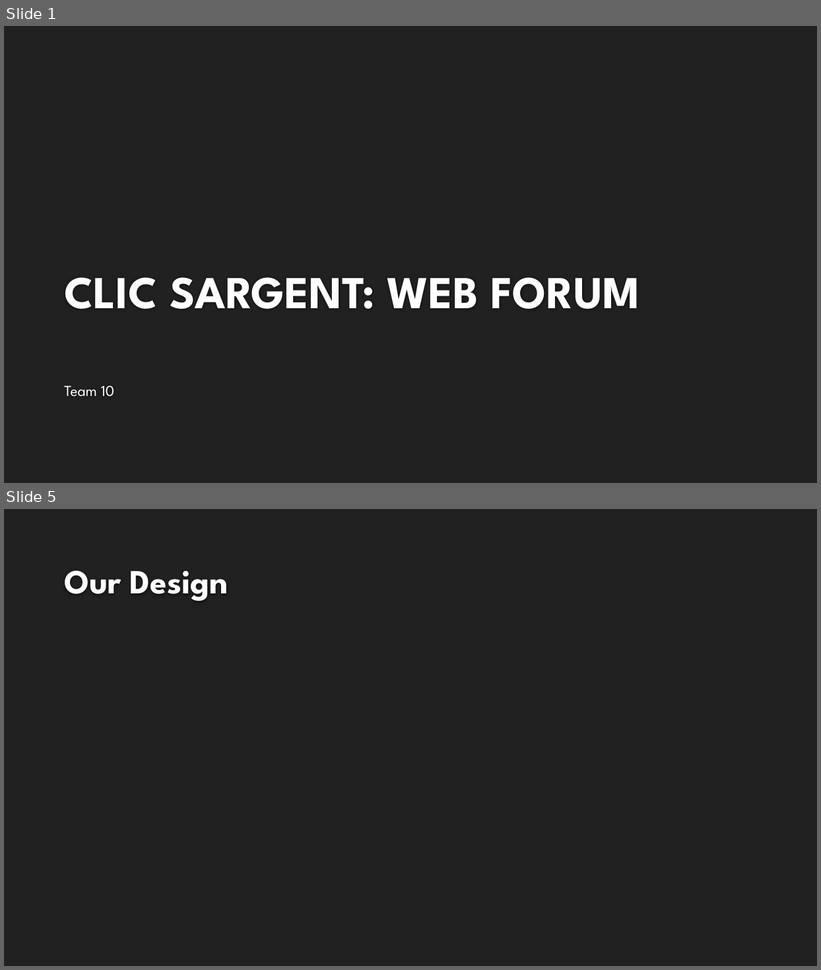
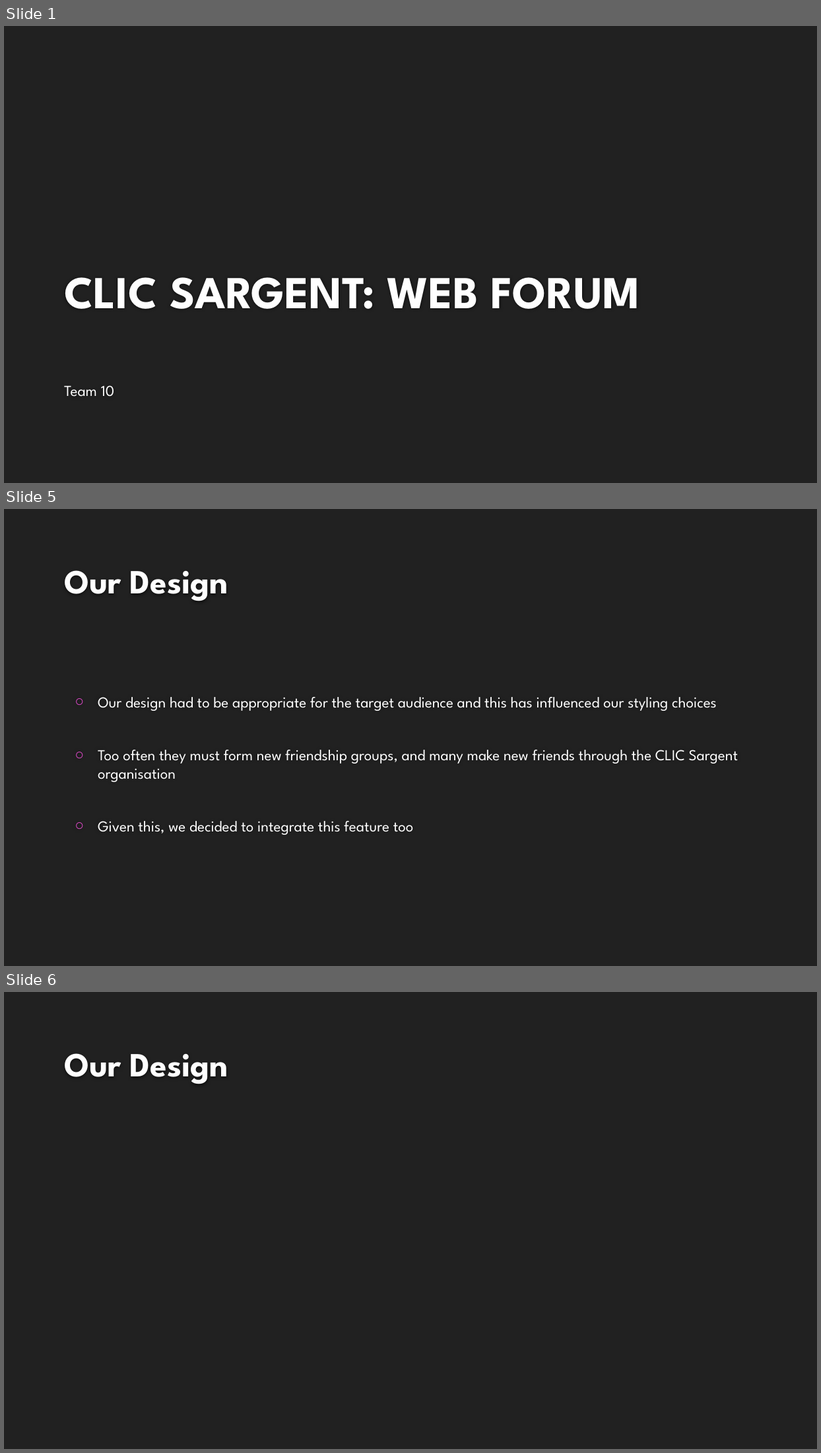
Before and after one commit to cfg-london/team-10, a slide deck: CLIC_SARGENT.pptx. Shown one above the other, each under a label of ours: slides 1 and 5 before the commit, slides 1, 5 and 6 after it; the slides between them are not shown. The pictures are 821x970 and 821x1453 pixels, drawn with LibreOffice and Linux fonts; fonts in the diff are those of the drawing; background and template pictures are left out. Boxes give left, top, right and bottom in pixels: in the first picture for what was removed or moved away, otherwise in the second. Text is boxed around its words. In the diff, an @@ line names an element or a change of style, - is before the commit and + after.

```diff
--- a/CLIC_SARGENT.pptx
+++ b/CLIC_SARGENT.pptx
@@ slide 5 added at (4, 509, 817, 966), background #212121 @@
@@ title added at (64, 570, 228, 601), 40 pt, text #FEFEFE, bold @@
+Our Design
@@ text added at (98, 697, 739, 835), 18 pt, text #FFFFFF @@
+○ Our design had to be appropriate for the target audience and this has influenced our styling choices
+○ Too often they must form new friendship groups, and many make new friends through the CLIC Sargent organisation
+○ Given this, we decided to integrate this feature too
@@ what was slide 5 is now slide 6 @@
```
Also in this commit, not shown: 2 slides changed, 1 other slide added, 1 slide removed.
